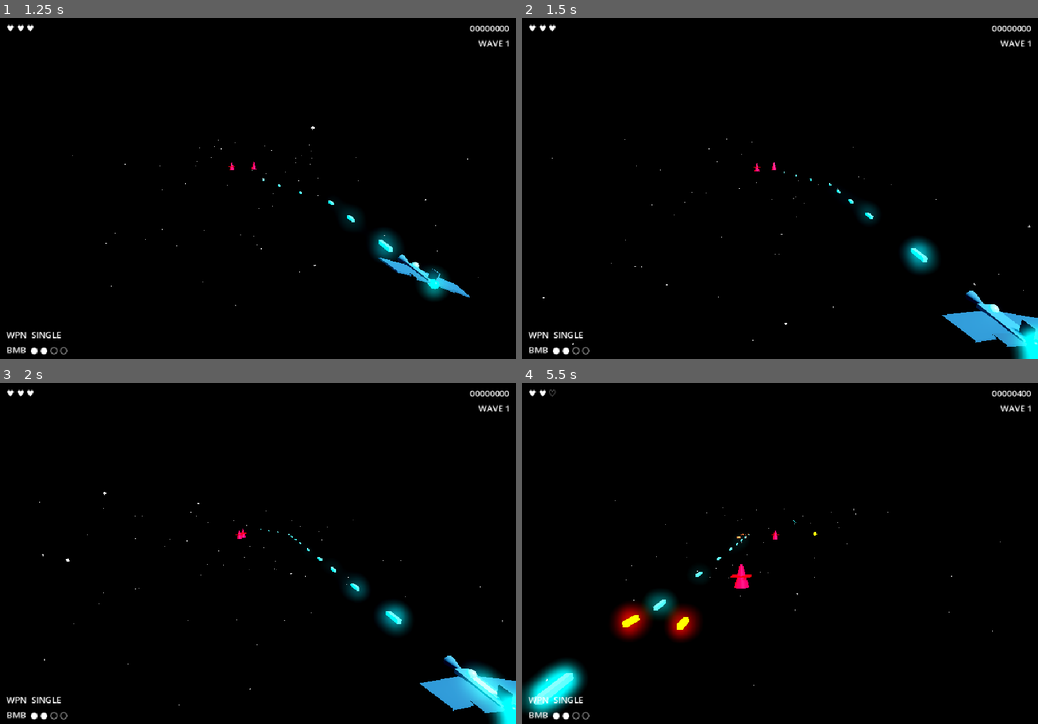
Above: before the commit, frames 1-4 (two rows, left to right).
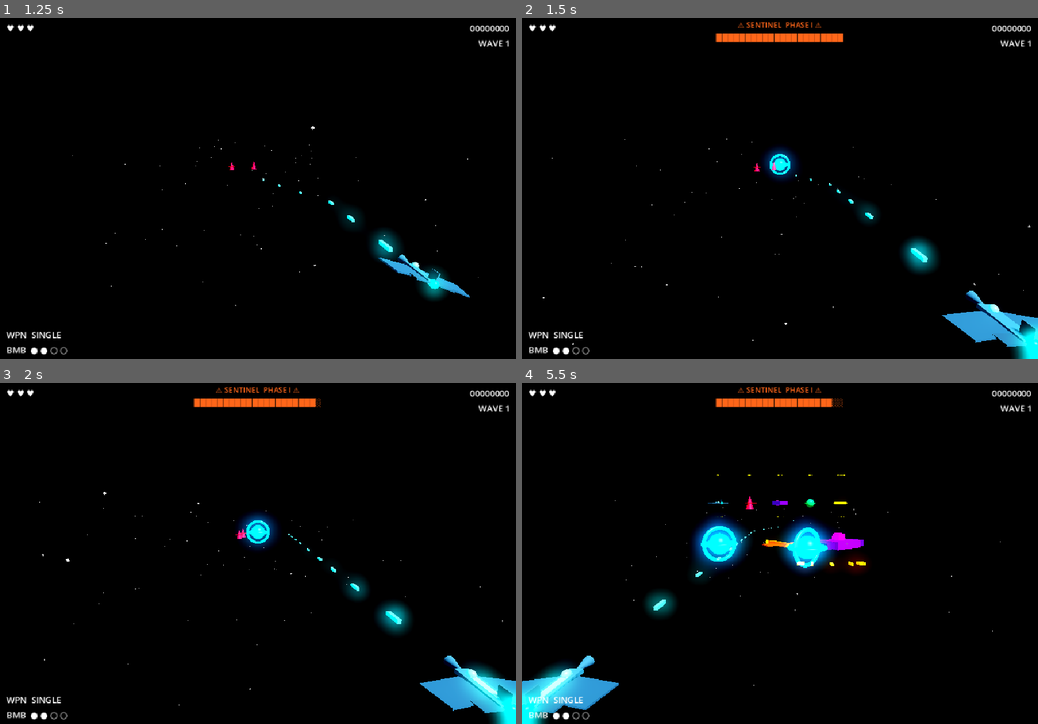
Above: after the commit, the same moments.

Repository: gallak87/tech9
Game: Godot game, scene res://scenes/Main.tscn
Same seed, same stepped clock (60 frames per second), same inputs: the game is played once before the commit and once after it.
Inputs:
- Up to frame 1 (1.25 s): tap Enter (ui_accept) at 0.5, 0.77 s; hold D (move_right) from 0.53 s (still down); tap X (fire_bomb) at 0.6 s
- Up to frame 2 (1.5 s): release D (move_right) at 1.28 s; hold S (move_down) from 1.28 s (still down); tap B at 1.35 s
- Up to frame 3 (2 s): keep holding S (move_down); tap Enter (ui_accept) at 1.52 s
- Up to frame 4 (5.5 s): release S (move_down) at 2.03 s; hold D (move_right) 2.03-2.78 s; tap 1 at 2.1 s; hold W (move_up) 2.78-3.53 s; tap 2 at 2.85 s; tap Enter (ui_accept) at 3.02, 3.77, 4.52 s; hold A (move_left) 3.53-5.03 s; tap 3 at 3.6 s; tap N at 4.35 s; hold S (move_down) from 5.03 s (still down); tap G at 5.1 s

Frame 1 is identical in both runs. In frame 2, 1.4% of the frame differs, in the area x 37-63%, y 1-48%; in frame 3, 1.5%; in frame 4, 7.6%, in the area x 0-97%, y 1-100%.
Error before the commit: Parse Error: Cannot infer the type of "cycle" variable because the value doesn't have a set type. (res://scripts/DevTool.gd:73)

Commit message:
vf: fix DevTool type inference on boss_cycles_beaten

Diff:
--- a/games/void-fracture/scripts/DevTool.gd
+++ b/games/void-fracture/scripts/DevTool.gd
@@ -70,10 +70,10 @@
 func _drop_boss(boss_type: int) -> void:
 	if _game._active_boss and is_instance_valid(_game._active_boss):
 		return
-	var cycle := _game.boss_cycles_beaten
+	var cycle: int = _game.boss_cycles_beaten
 	if boss_type >= 0:
 		# Override: temporarily set boss_cycles_beaten to target type
-		var saved := _game.boss_cycles_beaten
+		var saved: int = _game.boss_cycles_beaten
 		_game.boss_cycles_beaten = boss_type
 		_game.state = _game.State.BOSS
 		_game._spawn_boss(cycle)
